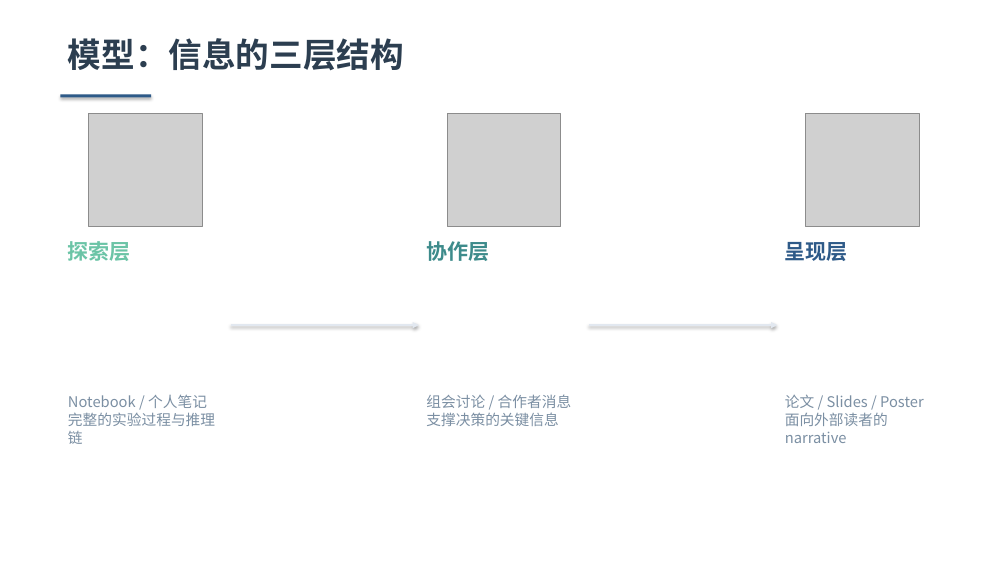
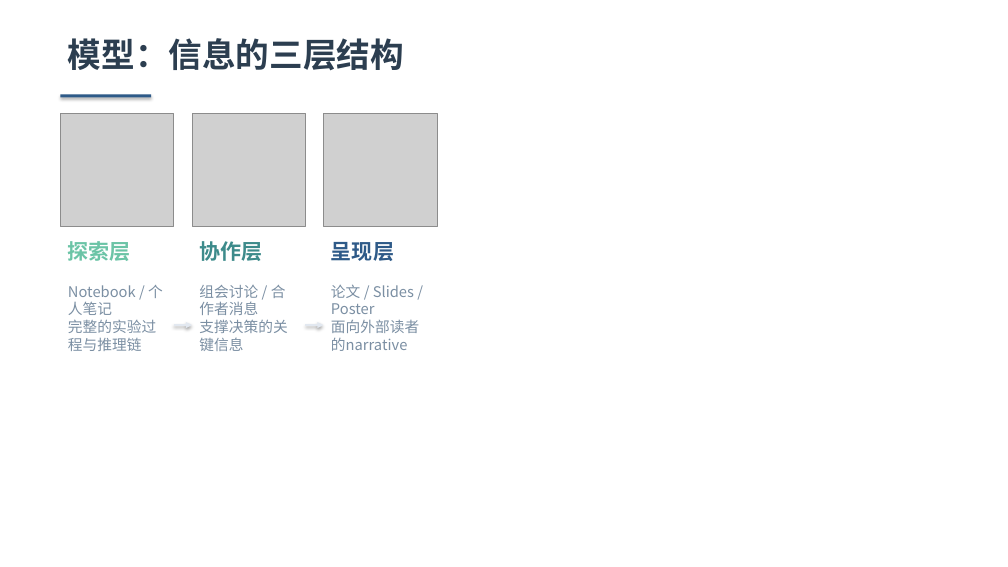
Before and after one commit to Lincyaw/paperops, a slide deck: slide 3 of examples/communication_friction/communication_friction.pptx. Drawn at 1008x567 pixels with LibreOffice and Linux fonts; fonts in the diff are those of the drawing; grey boxes stand for pictures. Boxes give left, top, right and bottom in pixels: in the first picture for what was removed or moved away, otherwise in the second. Text is boxed around its words. In the diff, an @@ line names an element or a change of style, - is before the commit and + after.

```diff
--- a/examples/communication_friction/communication_friction.pptx
+++ b/examples/communication_friction/communication_friction.pptx
@@ picture moved from (x1=89, y1=113, x2=203, y2=227) to (x1=60, y1=113, x2=174, y2=227) @@
@@ picture moved from (x1=448, y1=113, x2=561, y2=227) to (x1=192, y1=113, x2=306, y2=227) @@
@@ picture moved from (x1=806, y1=113, x2=920, y2=227) to (x1=324, y1=113, x2=437, y2=227) @@
@@ text "协作层" moved from (x1=426, y1=241, x2=489, y2=261) to (x1=199, y1=241, x2=262, y2=261) @@
@@ text "呈现层" moved from (x1=785, y1=242, x2=848, y2=261) to (x1=331, y1=242, x2=394, y2=261) @@
@@ text "Notebook / 个人笔记" rewrapped from (x1=68, y1=395, x2=215, y2=444) to (x1=68, y1=285, x2=163, y2=351) @@
@@ text "组会讨论 / 合作者消息" rewrapped from (x1=426, y1=394, x2=572, y2=426) to (x1=199, y1=285, x2=287, y2=351) @@
@@ text "论文 / Slides / Poster" rewrapped from (x1=785, y1=394, x2=924, y2=443) to (x1=331, y1=284, x2=419, y2=351) @@
@@ arrow moved from (231, 325) - (419, 325) to (174, 325) - (192, 325) @@
@@ arrow moved from (589, 325) - (777, 325) to (306, 325) - (324, 325) @@
```
Also in this commit, not shown: 14 other slides changed, 27 other files.
